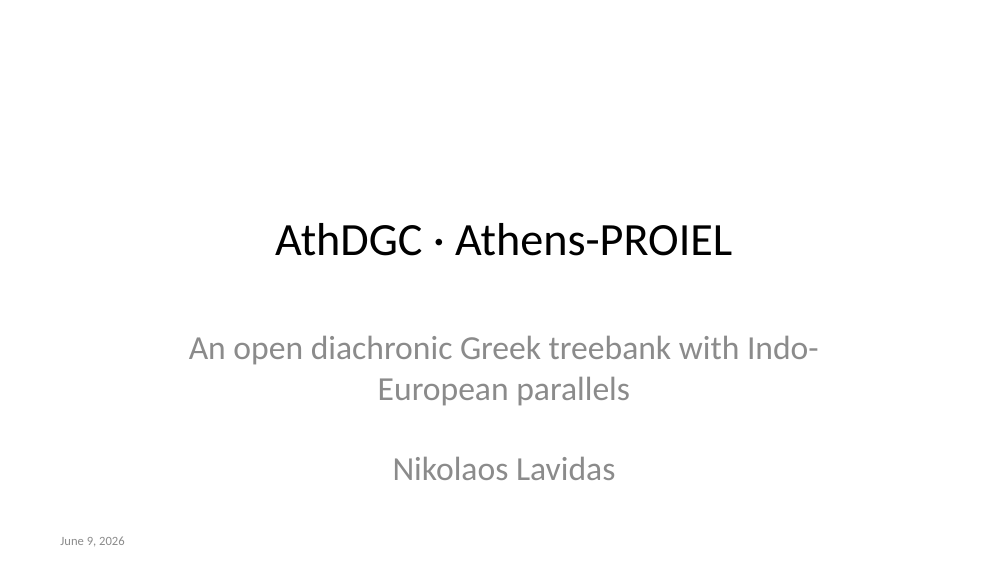
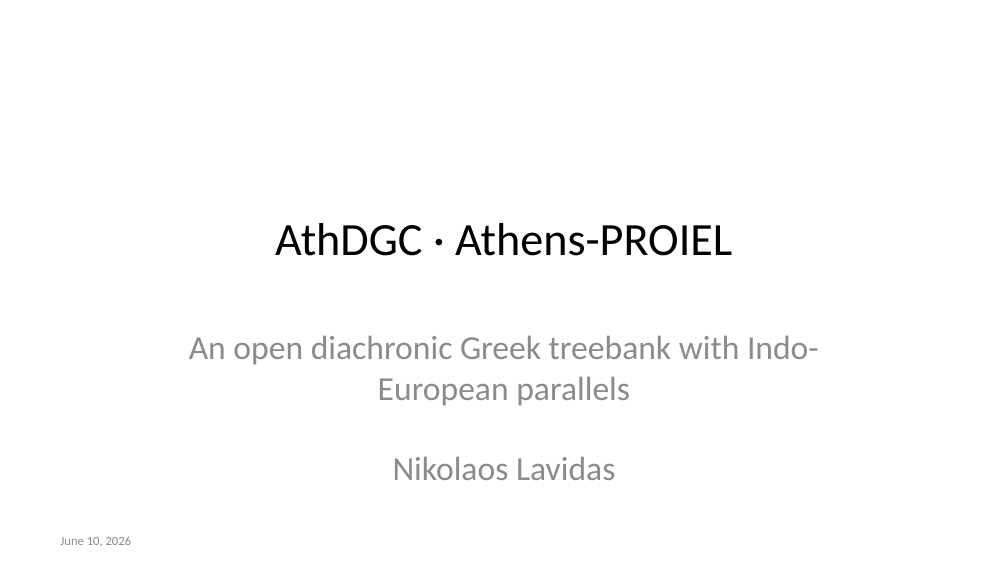
Before and after one commit to AthDGC/AthDGC.github.io, a slide deck: slide 1 of slides/announcement.pptx. Drawn at 1008x567 pixels with LibreOffice and Linux fonts; fonts in the diff are those of the drawing. Boxes give left, top, right and bottom in pixels: in the first picture for what was removed or moved away, otherwise in the second. Text is boxed around its words. In the diff, an @@ line names an element or a change of style, - is before the commit and + after.

```diff
--- a/slides/announcement.pptx
+++ b/slides/announcement.pptx
@@ text at (x1=60, y1=536, x2=132, y2=546): text changed @@
-June 9, 2026
+June 10, 2026
```
Also in this commit, not shown: 2 other slides changed, 23 other files.
